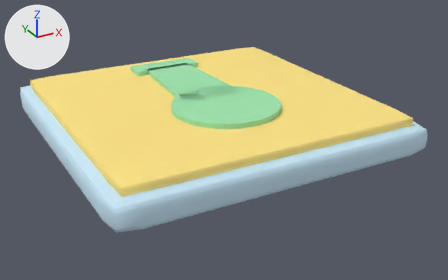
One commit to the OBJ model assets/meshes/DiceDashTileCannon.obj: the scene before it, then after it.
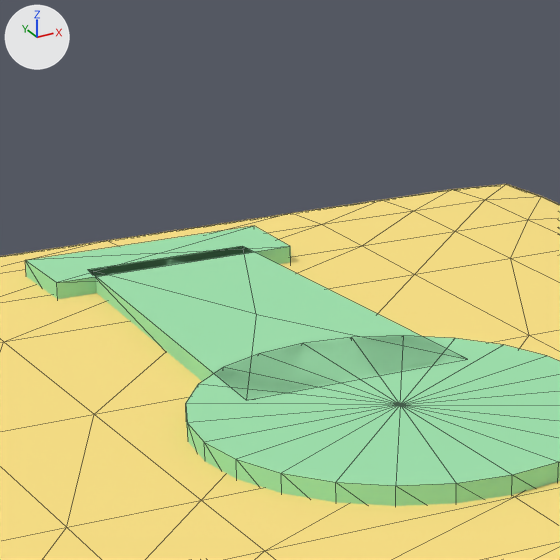
The first picture shows the older version from a 50 mm lens placed at (-7.75, -15.17, 7.14), pointed at (0.28, -0.57, -0.16). The close-ups show the older and then the newer version on the part from 28% to 60% of the width and 0% to 51% of the height of that picture. Only the edits that show in the close-ups are written down. Every picture has the same lights, and +X, +Y and +Z are marked at upper left. The close-ups show mesh edges as thin lines. Where no turn or scale is listed for an object, it has been applied to the vertices. Vertices at exactly the same position are counted once.

The scene before the commit, as lines of its bpy script (objects in view):
```python
me_icon = bpy.data.meshes.new('Icon')
me_icon.from_pydata(...)  # 70 vertices, 128 faces; spans x -1.5..1.5, y -2.7..3.3, z 0.96..1.24
me_icon.materials.append(mat_icon)  # green #a0e5af
# before: 53 (0.0, 1.1, 1.24) at pixel (256, 314), 54 (-0.9, -0.6, 1.24) at pixel (246, 400), 55 (0.9, -0.6, 1.24) at pixel (467, 359), 57 (0.7, 2.8, 1.24) at pixel (242, 246), 59 (-0.7, 2.8, 1.24) at pixel (87, 269)
me_top = bpy.data.meshes.new('Top')
me_top.from_pydata(...)  # 386 vertices, 768 faces; spans x -4.15..4.15, y -4.15..4.15, z 0.7..1.1
me_top.materials.append(mat_top)  # yellow #ffe585
ob_icon = bpy.data.objects.new('Icon', me_icon)
ob_icon.location = (0.0, 0.0, 0.0)
ob_top = bpy.data.objects.new('Top', me_top)
ob_top.location = (0.0, 0.0, 0.0)
```
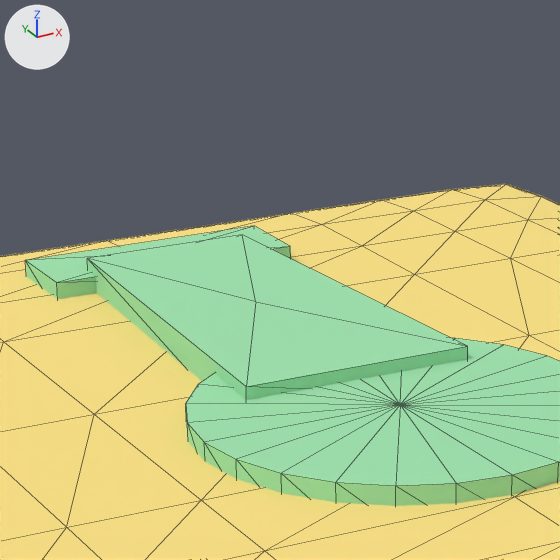
Pixel boxes (x1, y1, x2, y2) of what changed, in the close-ups (560 x 560 px; the box of a moved part takes in the faces that stretch with it):
part 1 of me_icon, moved or reshaped: before (90, 247, 466, 400); after (87, 235, 468, 400)
part 2 of me_icon, shading changed: (86, 243, 476, 403) in both

The change, as a diff of the scene's bpy script:
```diff
--- a/assets/meshes/DiceDashTileCannon.obj.py
+++ b/assets/meshes/DiceDashTileCannon.obj.py
@@ me_icon @@
 # used by ob_icon; location = (0.0, 0.0, 0.0)
-me_icon.from_pydata(...)  # 70 vertices, 128 faces; spans x -1.5..1.5, y -2.7..3.3, z 0.96..1.24
+me_icon.from_pydata(...)  # 70 vertices, 128 faces; spans x -1.5..1.5, y -2.7..3.3, z 0.96..1.34
+# me_icon part 1
+for i in [53, 54, 55, 57, 59]: me_icon.vertices[i].co += Vector((0.0, 0.0, 0.1))
+# me_icon part 2: all faces are now shaded flat (128 of 128 changed)
 me_icon.materials.append(mat_icon)
```
